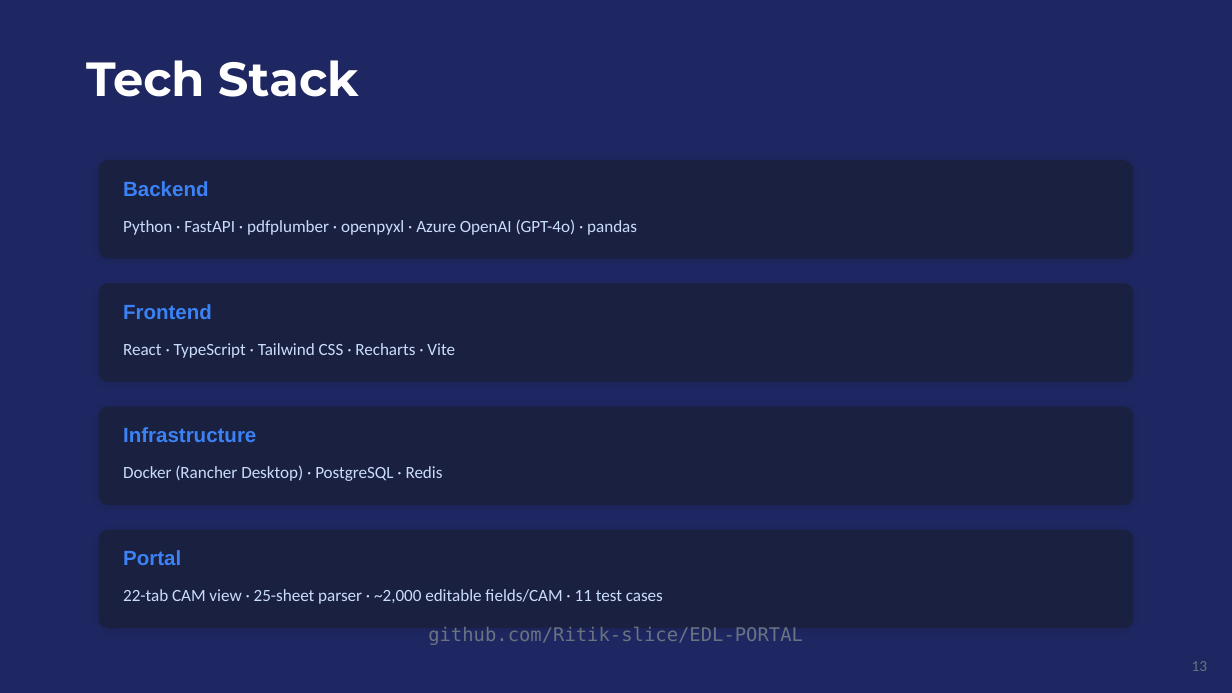
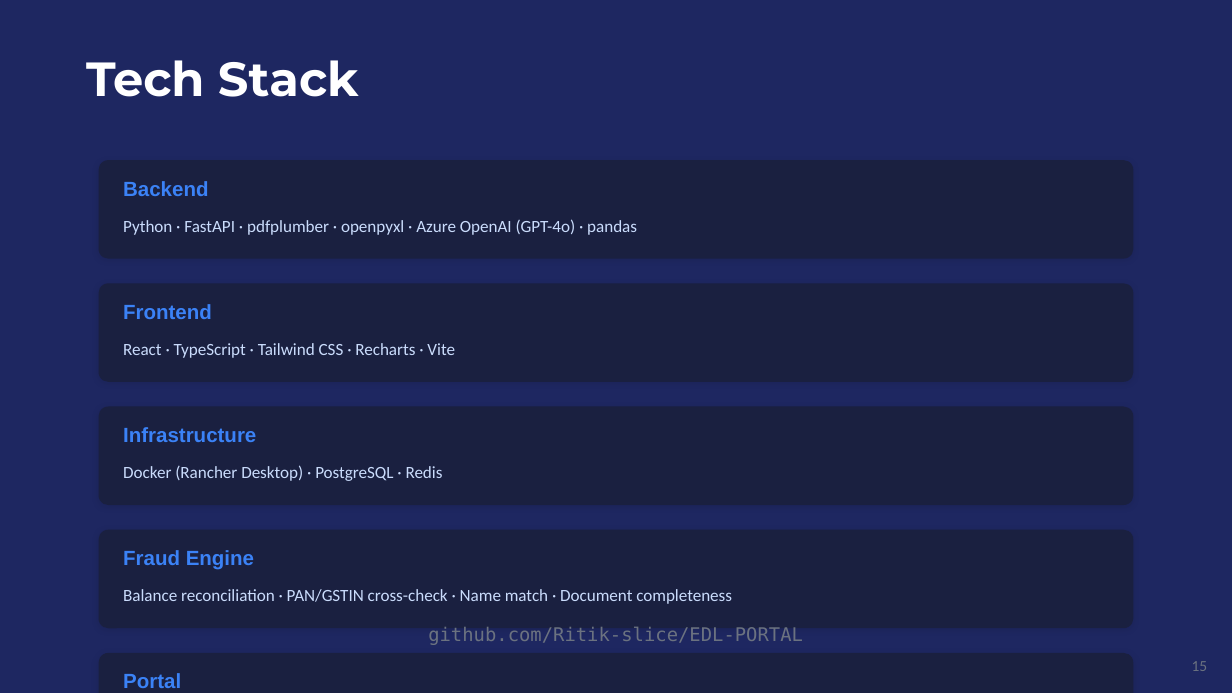
Before and after one commit to Ritik-slice/EDL-PORTAL, a slide deck: slide 15 of presentation/Slice3.0_EDL_Copilot.pptx (slide 13 before the commit). Drawn at 1232x693 pixels with LibreOffice and Linux fonts; fonts in the diff are those of the drawing. Boxes give left, top, right and bottom in pixels: in the first picture for what was removed or moved away, otherwise in the second. Text is boxed around its words. In the diff, an @@ line names an element or a change of style, - is before the commit and + after.

```diff
--- a/presentation/Slice3.0_EDL_Copilot.pptx
+++ b/presentation/Slice3.0_EDL_Copilot.pptx
@@ text at (x1=123, y1=550, x2=254, y2=570): text changed @@
-Portal
+Fraud Engine
@@ text at (x1=123, y1=589, x2=732, y2=604): text changed @@
-22-tab CAM view · 25-sheet parser · ~2,000 editable fields/CAM · 11 test cases
+Balance reconciliation · PAN/GSTIN cross-check · Name match · Document completeness
@@ rounded rectangle added at (x1=99, y1=653, x2=1133, y2=693), fill #1A2040 @@
@@ text added at (x1=123, y1=673, x2=181, y2=688), 12 pt, text #3B82F6, bold @@
+Portal
@@ text at (x1=1192, y1=661, x2=1208, y2=671): text changed @@
-13
+15
```
Also in this commit, not shown: 2 other slides changed, 2 slides added, 3 other files.
